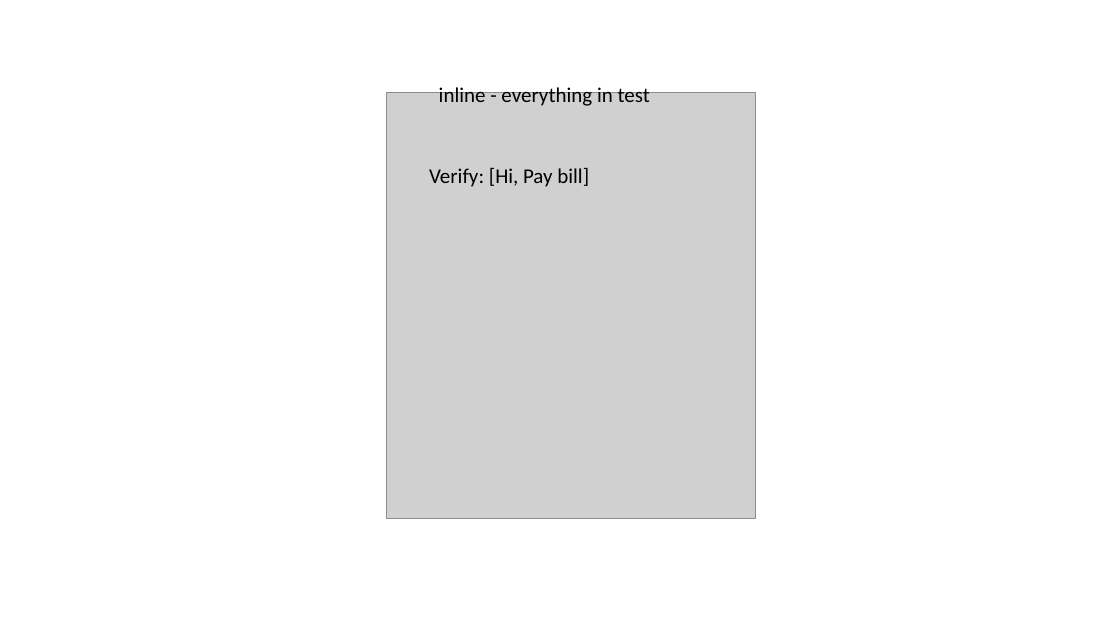
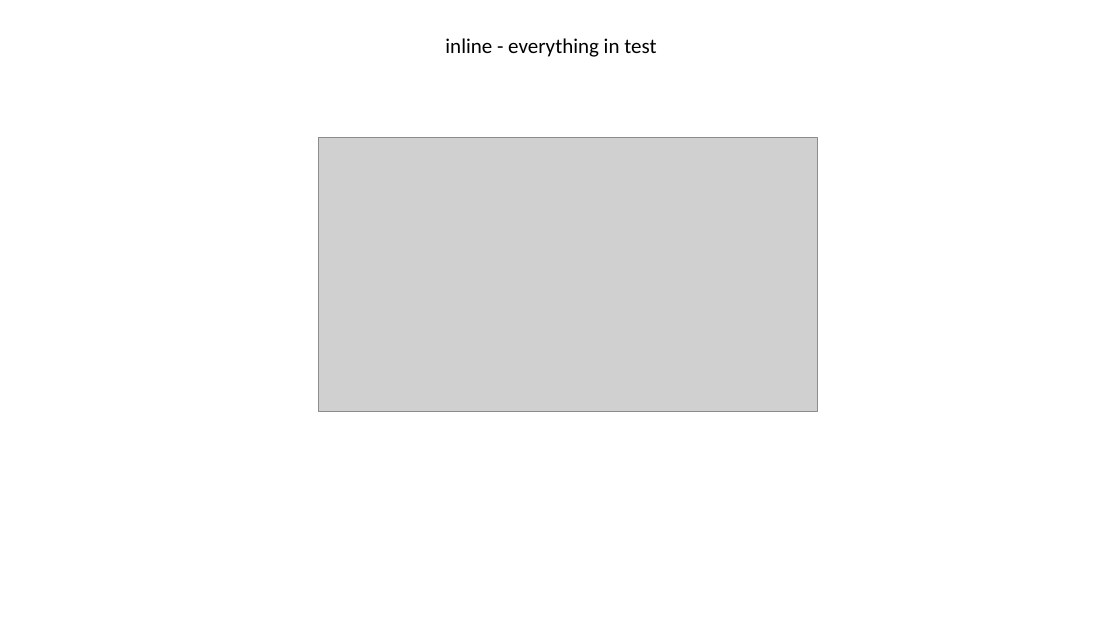
Before and after one commit to LearnWithLlew/TestingBetterWithApprovals.Slides, a slide deck: slide 17 of slides/Testing Better with Approvals.pptx (slide 13 before the commit). Drawn at 1120x630 pixels with LibreOffice and Linux fonts; fonts in the diff are those of the drawing; grey boxes stand for pictures. Boxes give left, top, right and bottom in pixels: in the first picture for what was removed or moved away, otherwise in the second. Text is boxed around its words. In the diff, an @@ line names an element or a change of style, - is before the commit and + after.

```diff
--- a/slides/Testing Better with Approvals.pptx
+++ b/slides/Testing Better with Approvals.pptx
@@ text "inline - everything in test": place and size @@
-text "inline - everything in test" at <box>439,85,650,106</box>
+text "inline - everything in test" at <box>445,38,656,57</box>
@@ picture: place and size @@
-picture at <box>386,92,756,519</box>
+picture at <box>319,138,818,412</box>
@@ text removed at <box>429,168,589,187</box> @@
-Verify: [Hi, Pay bill]
```
Also in this commit, not shown: 5 slides added, 1 slide removed, 1 other file.
